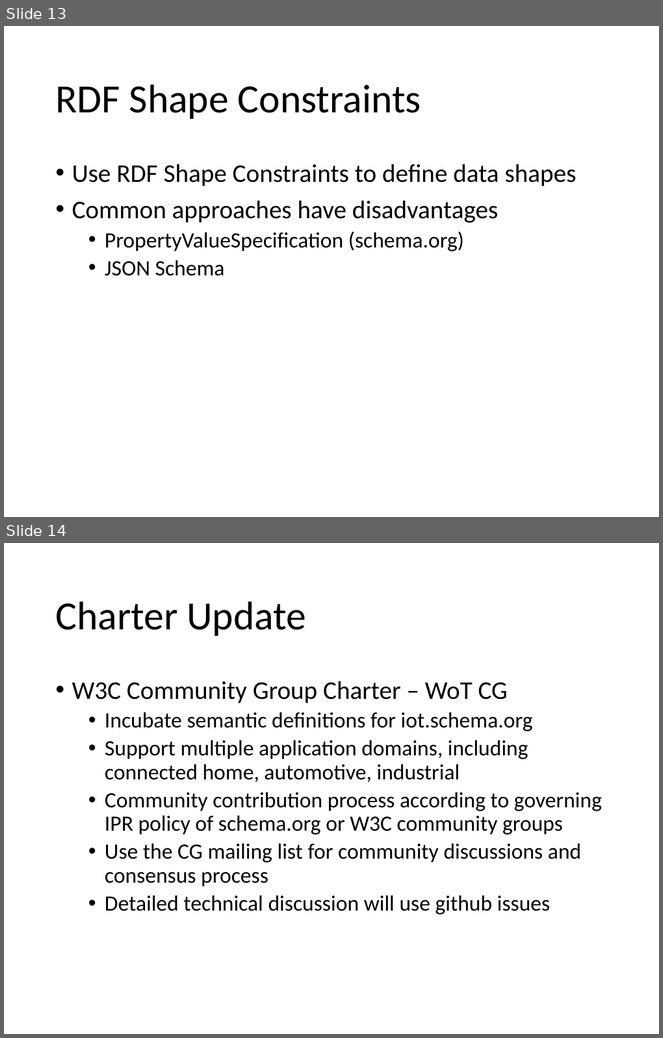
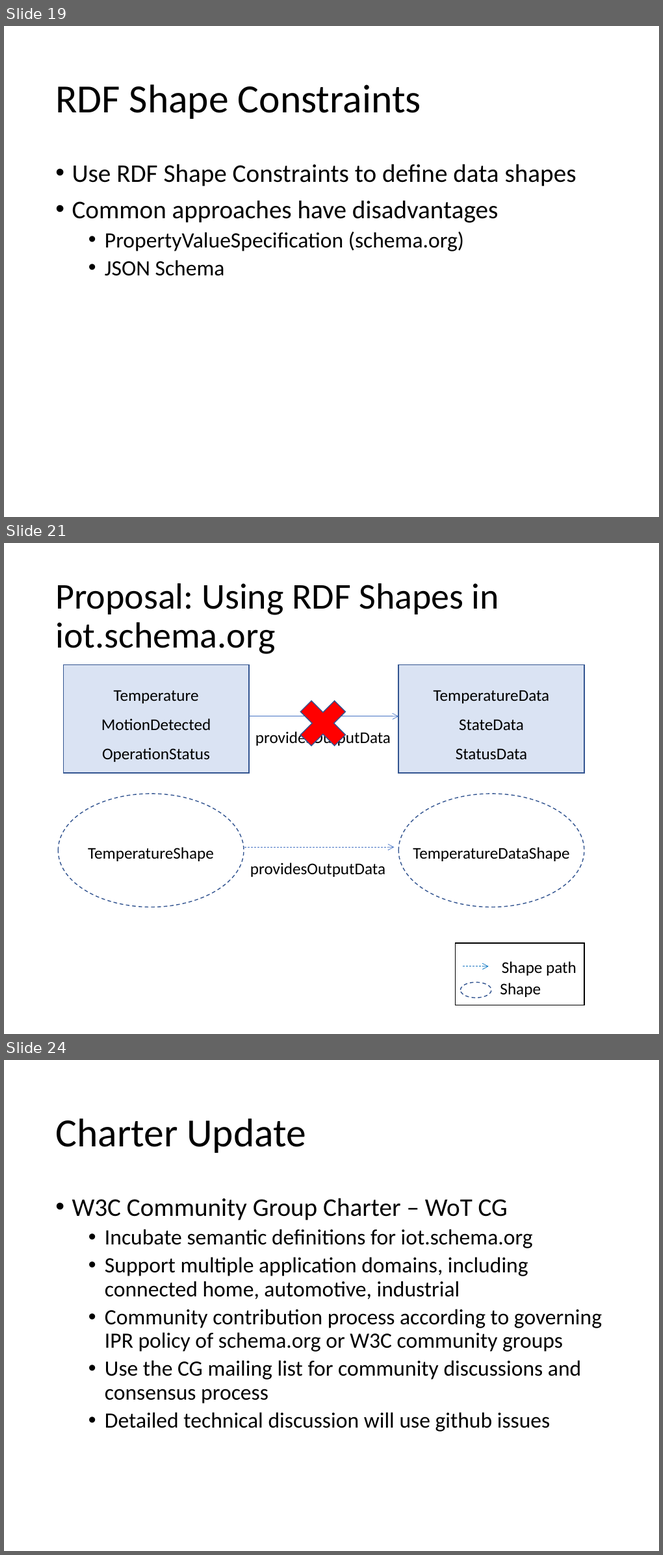
Before and after one commit to iot-schema-collab/teleconferences, a slide deck: iot.schema.org-19042018.pptx. Shown one above the other, each under a label of ours: slides 13 and 14 before the commit, slides 19, 21 and 24 after it; the slides between them are not shown. The pictures are 663x1038 and 663x1555 pixels, drawn with LibreOffice and Linux fonts; fonts in the diff are those of the drawing. Boxes give left, top, right and bottom in pixels: in the first picture for what was removed or moved away, otherwise in the second. Text is boxed around its words. In the diff, an @@ line names an element or a change of style, - is before the commit and + after.

Commit message:
Added a proposal for use of RDF Shape Constraints into iot.schema.org. Also added a proposal for introducing the Feature of Interest into iot.schema.org, together with the integration with SSN/SOSA and W3C WoT Thing Description model.

```diff
--- a/iot.schema.org-19042018.pptx
+++ b/iot.schema.org-19042018.pptx
@@ slide 21 added at <box>4,543,659,1034</box>, background #FFFFFF @@
@@ title added at <box>55,583,499,654</box>, 40 pt, text #000000 @@
+Proposal: Using RDF Shapes in iot.schema.org
@@ rectangle added at <box>64,665,249,773</box>, fill #DAE3F3, outline #325491 1 pt, 18 pt, text #000000 @@
+Temperature
+MotionDetected
+OperationStatus
@@ rectangle added at <box>399,665,584,773</box>, fill #DAE3F3, outline #325491 1 pt, 18 pt, text #000000 @@
+TemperatureData
+StateData
+StatusData
@@ cross added at <box>290,691,356,756</box>, fill #FF0000, outline #325491 1 pt @@
@@ arrow added from (249, 717) to (399, 717), #4472C4 0.5 pt @@
@@ text added at <box>256,730,391,746</box>, 18 pt, text #000000 @@
+providesOutputData
@@ ellipse added at <box>59,794,244,907</box>, outline #325491 1 pt dashed @@
@@ ellipse added at <box>399,794,584,907</box>, outline #325491 1 pt dashed @@
@@ text added at <box>88,847,214,861</box>, 18 pt, text #000000 @@
+TemperatureShape
@@ arrow added from (244, 848) to (395, 848), #4472C4 0.5 pt dashed @@
@@ text added at <box>413,847,570,861</box>, 18 pt, text #000000 @@
+TemperatureDataShape
@@ text added at <box>250,863,386,877</box>, 18 pt, text #000000 @@
+providesOutputData
@@ rectangle added at <box>456,943,584,1005</box>, outline #000000 1 pt @@
@@ arrow added from (463, 967) to (489, 967), #0070C0 0.5 pt dashed @@
@@ text added at <box>502,962,577,976</box>, 18 pt, text #000000 @@
+Shape path
@@ ellipse added at <box>461,982,492,999</box>, outline #325491 1 pt dashed @@
@@ text added at <box>500,983,541,997</box>, 18 pt, text #000000 @@
+Shape
@@ what was slide 13 is now slide 19 @@
@@ what was slide 14 is now slide 24 @@
```
Also in this commit, not shown: 9 other slides added, 1 other file.
